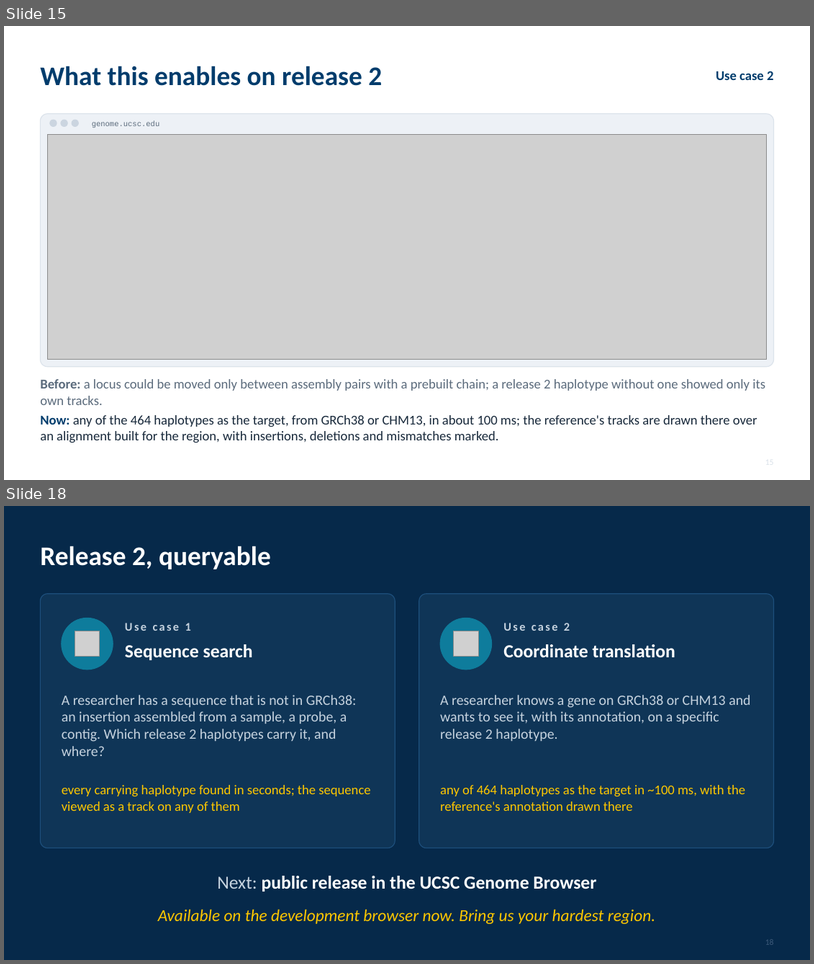
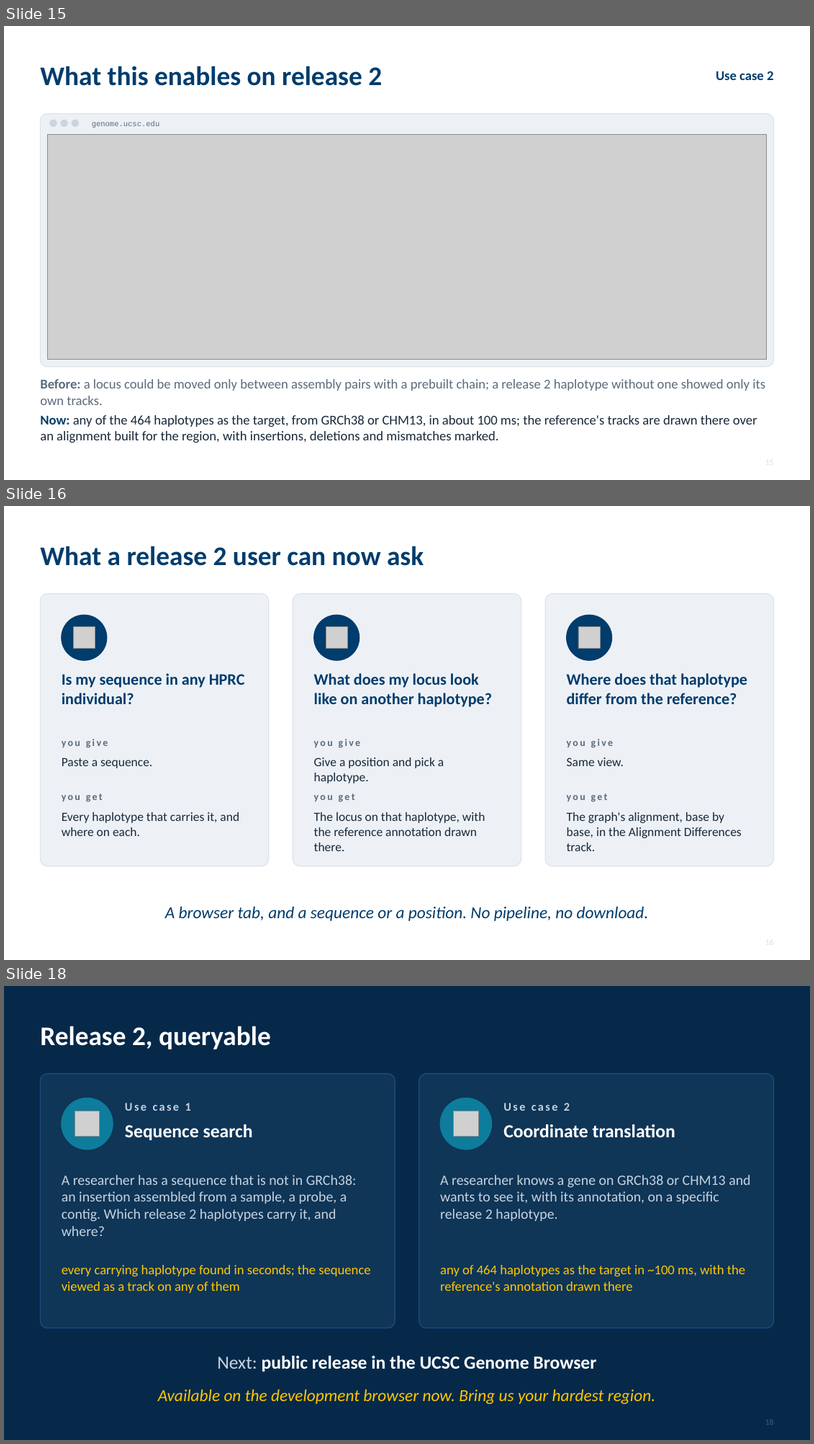
Before and after one commit to parsaeskandar/hprc_2026_poster, a slide deck: talk/HPRC2026_talk.pptx. Shown one above the other, each under a label of ours: slides 15 and 18 before the commit, slides 15, 16 and 18 after it; the slides between them are not shown. The pictures are 814x964 and 814x1444 pixels, drawn with LibreOffice and Linux fonts; fonts in the diff are those of the drawing; grey boxes stand for pictures. Boxes give left, top, right and bottom in pixels: in the first picture for what was removed or moved away, otherwise in the second. Text is boxed around its words. In the diff, an @@ line names an element or a change of style, - is before the commit and + after.

Commit message:
Talk: replace the audience slide with three questions a release 2 user can now ask

```diff
--- a/talk/HPRC2026_talk.pptx
+++ b/talk/HPRC2026_talk.pptx
@@ slide 16 added at (x1=4, y1=506, x2=810, y2=960), background #FFFFFF @@
@@ text added at (x1=40, y1=546, x2=424, y2=566), 32 pt, text #003C6C, bold @@
+What a release 2 user can now ask
@@ rounded rectangle added at (x1=40, y1=594, x2=269, y2=866), fill #EDF1F6, outline #DCE3EB 1 pt @@
@@ rounded rectangle added at (x1=293, y1=594, x2=522, y2=866), fill #EDF1F6, outline #DCE3EB 1 pt @@
@@ rounded rectangle added at (x1=546, y1=594, x2=774, y2=866), fill #EDF1F6, outline #DCE3EB 1 pt @@
@@ ellipse added at (x1=62, y1=615, x2=107, y2=660), fill #003C6C, outline #003C6C 1 pt @@
@@ picture added at (x1=74, y1=627, x2=95, y2=649) @@
@@ ellipse added at (x1=314, y1=615, x2=360, y2=660), fill #003C6C, outline #003C6C 1 pt @@
@@ picture added at (x1=326, y1=627, x2=347, y2=649) @@
@@ ellipse added at (x1=567, y1=615, x2=612, y2=660), fill #003C6C, outline #003C6C 1 pt @@
@@ picture added at (x1=579, y1=627, x2=600, y2=649) @@
@@ text added at (x1=62, y1=673, x2=245, y2=704), 19 pt, text #003C6C, bold @@
+Is my sequence in any HPRC individual?
@@ text added at (x1=314, y1=673, x2=492, y2=707), 19 pt, text #003C6C, bold @@
+What does my locus look like on another haplotype?
@@ text added at (x1=567, y1=673, x2=748, y2=704), 19 pt, text #003C6C, bold @@
+Where does that haplotype differ from the reference?
@@ text added at (x1=62, y1=739, x2=108, y2=748), 12 pt, text #5B6B7C, bold @@
+you give
@@ text added at (x1=314, y1=739, x2=361, y2=748), 12 pt, text #5B6B7C, bold @@
+you give
@@ text added at (x1=567, y1=739, x2=614, y2=748), 12 pt, text #5B6B7C, bold @@
+you give
@@ text added at (x1=62, y1=757, x2=152, y2=768), 15 pt, text #18293B @@
+Paste a sequence.
@@ text added at (x1=314, y1=757, x2=444, y2=783), 15 pt, text #18293B @@
+Give a position and pick a haplotype.
@@ text added at (x1=567, y1=757, x2=624, y2=766), 15 pt, text #18293B @@
+Same view.
@@ text added at (x1=62, y1=793, x2=103, y2=802), 12 pt, text #5B6B7C, bold @@
+you get
@@ text added at (x1=314, y1=793, x2=355, y2=802), 12 pt, text #5B6B7C, bold @@
+you get
@@ text added at (x1=567, y1=793, x2=608, y2=802), 12 pt, text #5B6B7C, bold @@
+you get
@@ text added at (x1=62, y1=812, x2=239, y2=836), 15 pt, text #18293B @@
+Every haplotype that carries it, and where on each.
@@ text added at (x1=314, y1=812, x2=486, y2=851), 15 pt, text #18293B @@
+The locus on that haplotype, with the reference annotation drawn there.
@@ text added at (x1=567, y1=812, x2=742, y2=851), 15 pt, text #18293B @@
+The graph's alignment, base by base, in the Alignment Differences track.
@@ text added at (x1=165, y1=906, x2=649, y2=921), 20 pt, text #003C6C, italic @@
+A browser tab, and a sequence or a position. No pipeline, no download.
```
Also in this commit, not shown: 1 slide removed, 2 other files.
